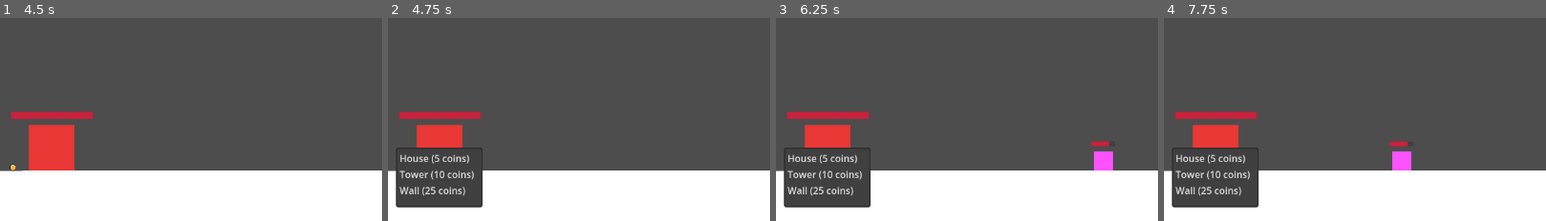
Above: before the commit, frames 1-4 (left to right).
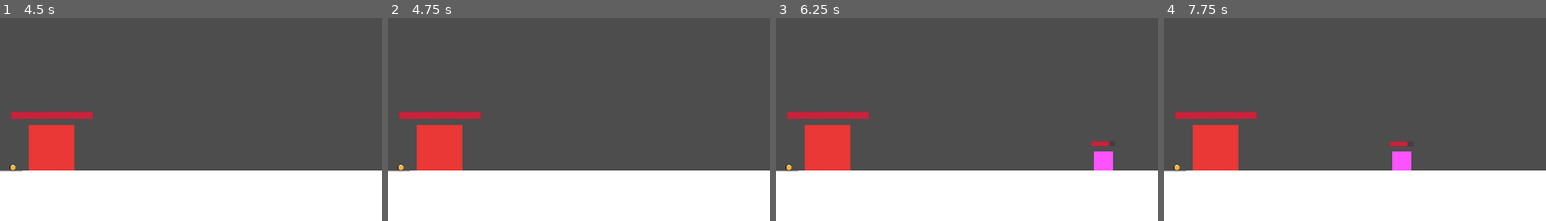
Above: after the commit, the same moments.

Repository: Caneris/Foxhold
Game: Godot game, scene res://scenes/main.tscn
The game is run twice, just before and just after one commit, with the same random seed, the same clock (stepped at 60 frames per second) and the same inputs.
Inputs (mouse positions are % of the whole screen's width and height, from its top left):
- Up to frame 1 (4.5 s): tap Enter at 0.5, 2, 3.5 s; drag from (50, 82) to (60, 24) at 0.52 s; tap Space at 1.25, 2.75, 4.25 s; drag from (35, 87) to (45, 68) at 1.27 s; move the mouse to (60, 24) at 2.02 s; click (60, 24) at 2.17 s; drag from (45, 68) to (20, 31) at 2.77 s; move the mouse to (80, 63) at 3.52 s; click (80, 63) at 3.67 s; drag from (20, 31) to (50, 82) at 4.27 s
- Up to frame 2 (4.75 s): no input
- Up to frame 3 (6.25 s): move the mouse to (55, 47) at 5.02 s; click (55, 47) at 5.17 s; drag from (90, 85) to (50, 82) at 5.77 s
- Up to frame 4 (7.75 s): drag from (14, 85) to (84, 85) at 6.52 s; drag from (30, 52) to (50, 82) at 7.27 s
The pictures show only the part of the screen within x 43-93%, y 50-100%; the shares and areas given below are measured in that part.

Frame 1 is identical in both runs. In frame 2, 5.8% of the frame differs, in the area x 2-25%, y 63-94%; in frame 3, 5.8%; in frame 4, 5.8%.

Commit message:
changed to right click pop up menu

Diff:
--- a/scripts/heart.gd
+++ b/scripts/heart.gd
@@ -30,11 +30,23 @@
 	_populate_heart_menu()
 	initiate_health(max_health)
 	body_entered.connect(_on_body_entered)
-	mouse_entered.connect(_on_mouse_entered)
-	mouse_exited.connect(_on_heart_mouse_exited)
 
-	menu.mouse_exited.connect(_on_menu_mouse_exited)
+	input_event.connect(_on_heart_input_event)
+	#mouse_entered.connect(_on_mouse_entered)
+	#mouse_exited.connect(_on_heart_mouse_exited)
+
+	#menu.mouse_exited.connect(_on_menu_mouse_exited)
+
 	menu.id_pressed.connect(_on_menu_item_selected)
+
+func _on_heart_input_event(viewport: Viewport, event: InputEvent, shape_idx: int) -> void:
+	if event is InputEventMouseButton and event.button_index == MOUSE_BUTTON_RIGHT and event.is_pressed():
+		_show_menu_at_mouse()
+
+
+func _show_menu_at_mouse() -> void:
+	menu.position = get_global_mouse_position()
+	menu.show()
 
 
 func _populate_heart_menu() -> void:
@@ -43,9 +55,11 @@
 	_add_menu_item("Tower")
 	_add_menu_item("Wall")
 
+
 func _add_menu_item(name: String) -> void:
 	var id : int = menu_item_ids[name]
 	menu.add_item(name + " (" + str(menu_item_costs[id]) + " coins)", id)
+
 
 func _on_menu_item_selected(id: int) -> void:
 	var cost : int = menu_item_costs[id]
@@ -56,6 +70,7 @@
 			_create_item(cost, "Tower")
 		2:
 			_create_item(cost, "Wall")
+
 
 func _create_item(cost: int, type: String) -> void:
 	print("Created an item of type " + str(type) + "!")
@@ -72,17 +87,21 @@
 	#print("It costs " + str(cost) + " coins")
 	#menu_item_selected.emit(cost)
 
+
 func take_damage(damage: float) -> void:
 	print("heart takes " + str(damage) + " damage!")
 	health_bar.value = max(health_bar.value - damage, 0)
+
 
 func initiate_health(value: float) -> void:
 	health_bar.max_value = max_health
 	health_bar.value = value
 
+
 func _on_body_entered(body: Node2D) -> void:
 	if body.is_in_group("coin"):
 		coin_in_heart.emit(body)
+
 
 func _on_mouse_entered() -> void:
 	var heart_pos = global_position
@@ -92,11 +111,14 @@
 	menu.position = target_point
 	menu.show()
 
+
 func _on_heart_mouse_exited() -> void:
 	call_deferred("_try_hide_menu")
 
+
 func _on_menu_mouse_exited() -> void:
 	call_deferred("_try_hide_menu")
+
 
 func _try_hide_menu() -> void:
 	var mpos = get_viewport().get_mouse_position()
